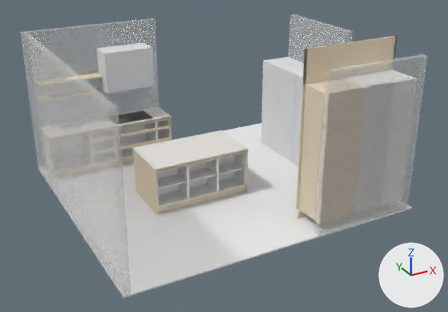
A saved change to the glTF model 2025-284-B01-Kjokken-Plan-1/sim/korpus.glb.
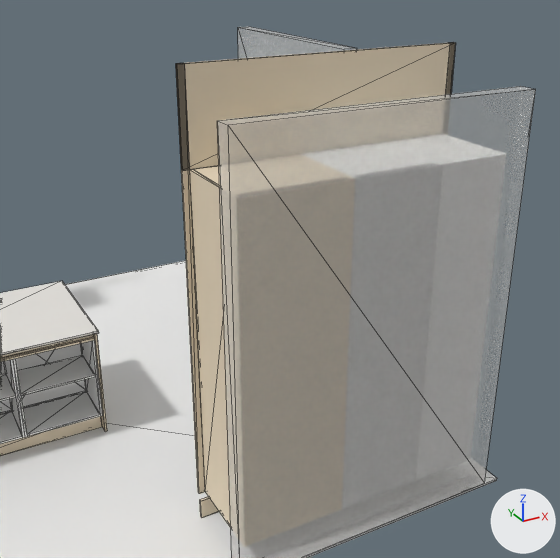
Old and new are each drawn whole from a 50 mm lens placed at (-2371.0, -11895.0, 5350.0), pointed at (2659.0, -2749.0, 777.0) and again close up from a 50 mm lens placed at (1777.0, -8121.0, 3596.0), pointed at (3841.0, -4368.0, 1720.0). Every picture has the same lights, and +X, +Y and +Z are marked at lower right. The last two pictures show the newer version. The close-ups show mesh edges as thin lines. Vertices at exactly the same position are counted once.

Script lines for the objects in view, before the commit:
```python
me_mesh_0 = bpy.data.meshes.new('Mesh_0')
me_mesh_0.from_pydata(...)  # 1484 vertices, 2736 faces; spans x -120.0..5375.0, y -4853.0..120.0, z -20.0..2984.0
me_mesh_0.materials.append(mat_spo18_m_kvi)  # white #f9f9f7
me_mesh_0.materials.append(mat_xf18_u_hpl_bbbb)  # beige #ede1c4
me_mesh_0.materials.append(mat_mdf03_b_kvi)  # white #f7f7f6
me_mesh_0.materials.append(mat_mdf19_f_eik)  # beige #eadabf
me_mesh_0.materials.append(mat_eik_heltre)  # beige #eadabf
me_mesh_0.materials.append(mat_stein)  # white #e7e5df
me_mesh_0.materials.append(mat_kjop_rust)  # white #e1e2e5
me_mesh_0.materials.append(mat_kjop_sort)  # dark grey #505050
me_mesh_0.materials.append(mat_mdf31_f_eik)  # beige #eadabf
me_mesh_0.materials.append(mat_mdf04_f_eik)  # beige #eadabf
me_mesh_0.materials.append(mat_vegg)  # white #efedea
me_mesh_0.materials.append(mat_gulv)  # white #efefed
ob_mesh_0 = bpy.data.objects.new('Mesh_0', me_mesh_0)
ob_mesh_0.location = (0.0, 0.0, 0.0)
```
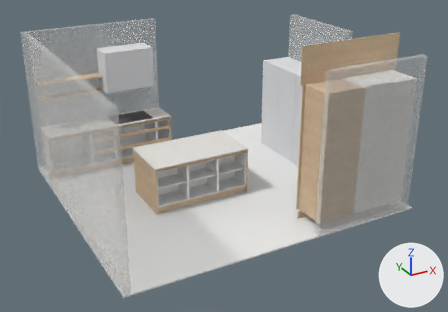
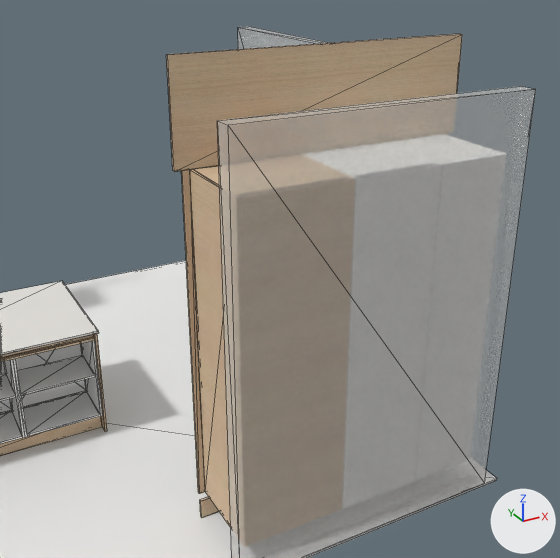
The change, as a list of edits to the scene's bpy script:
```text
Add img_image_0:
    img_image_0 = load_image('Image_0', '_unpacked/Image_0', 512, 512, 'sRGB')
Add mat_eik_mdf19_f_eik:
    mat_eik_mdf19_f_eik = principled_material('EIK_MDF19_F_EIK')
    mat_eik_mdf19_f_eik.texture = img_image_0
    mat_eik_mdf19_f_eik.roughness = 0.75
Add mat_eik_mdf04_f_eik:
    mat_eik_mdf04_f_eik = principled_material('EIK_MDF04_F_EIK')
    mat_eik_mdf04_f_eik.texture = img_image_0
    mat_eik_mdf04_f_eik.roughness = 0.75
Add mat_eik_eik_heltre:
    mat_eik_eik_heltre = principled_material('EIK_EIK_HELTRE')
    mat_eik_eik_heltre.texture = img_image_0
    mat_eik_eik_heltre.roughness = 0.75
Add mat_eik_mdf31_f_eik:
    mat_eik_mdf31_f_eik = principled_material('EIK_MDF31_F_EIK')
    mat_eik_mdf31_f_eik.texture = img_image_0
    mat_eik_mdf31_f_eik.roughness = 0.75
Change me_mesh_0:
    used by ob_mesh_0; location = (0.0, 0.0, 0.0)
    remove me_mesh_0.from_pydata(...)  # 1484 vertices, 2736 faces; spans x -120.0..5375.0, y -4853.0..120.0, z -20.0..2984.0
    add me_mesh_0.from_pydata(...)  # 1486 vertices, 2736 faces; spans x -120.0..5375.0, y -4853.0..120.0, z -20.0..3034.0
    me_mesh_0 part 1: a new loose piece, a box spanning x 3295.0..5305.0, y -4132.0..-4113.0, z 2400.0..3034.0, in mat_eik_mdf19_f_eik (picture img_image_0)
    me_mesh_0 part 2
    8 vertices are removed from x 3345.0..5255.0, y -4132.0..-4113.0, z 2984.0
    32 faces are deleted
    2 vertices are added at (3390.0, -4113.0, 2400.0), (5210.0, -4113.0, 2400.0)
    20 new faces join them, mat_eik_mdf19_f_eik (picture img_image_0)
    me_mesh_0 part 3: 328 faces spanning x -20.0..5275.0, y -4729.0..-527.0, z 0.0..2400.0 switch from mat_mdf19_f_eik (beige #eadabf) to mat_eik_mdf19_f_eik (picture img_image_0)
    remove me_mesh_0.materials.append(mat_eik_heltre)  # beige #eadabf
    remove me_mesh_0.materials.append(mat_mdf31_f_eik)  # beige #eadabf
    remove me_mesh_0.materials.append(mat_mdf04_f_eik)  # beige #eadabf
    add me_mesh_0.materials.append(mat_eik_eik_heltre)  # picture img_image_0
    add me_mesh_0.materials.append(mat_eik_mdf31_f_eik)  # picture img_image_0
    add me_mesh_0.materials.append(mat_eik_mdf04_f_eik)  # picture img_image_0
```

What differs and where, as boxes [x1, y1, x2, y2] in the close-ups (560 x 558 px):
part 1 of me_mesh_0, added: after [166, 34, 462, 172]
part 2 of me_mesh_0, built on: before [176, 42, 456, 494]; after [181, 170, 205, 494]
part 3 of me_mesh_0, recoloured: [0, 165, 231, 528] in both
